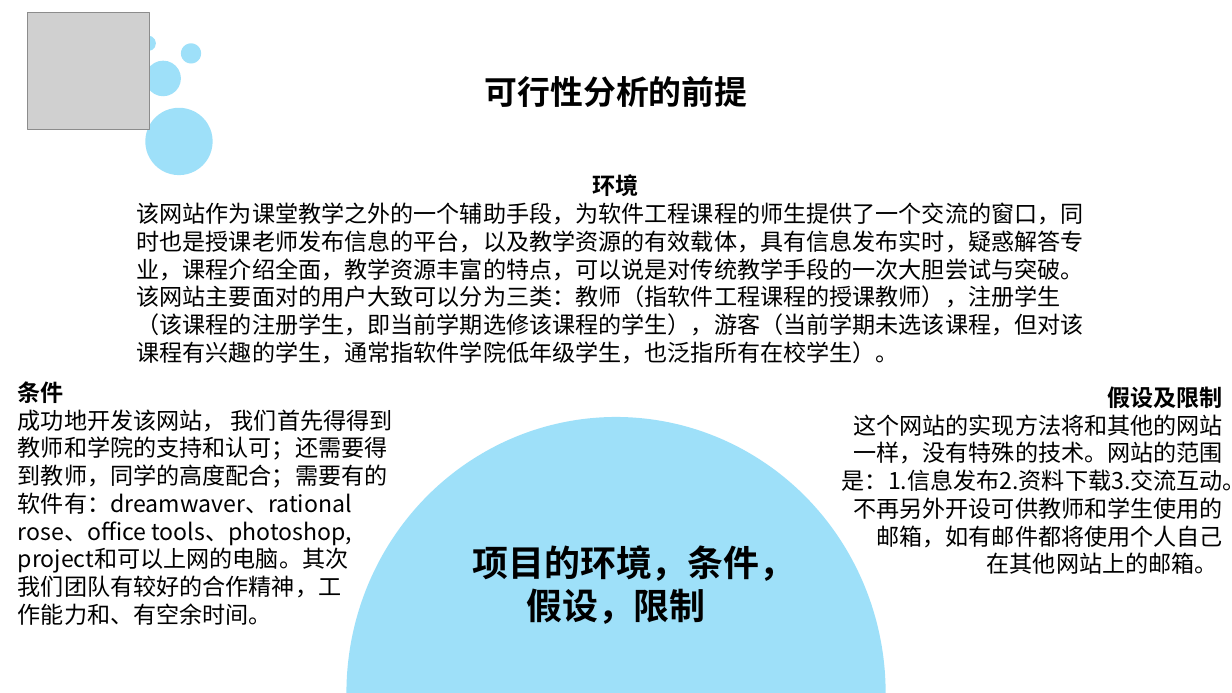
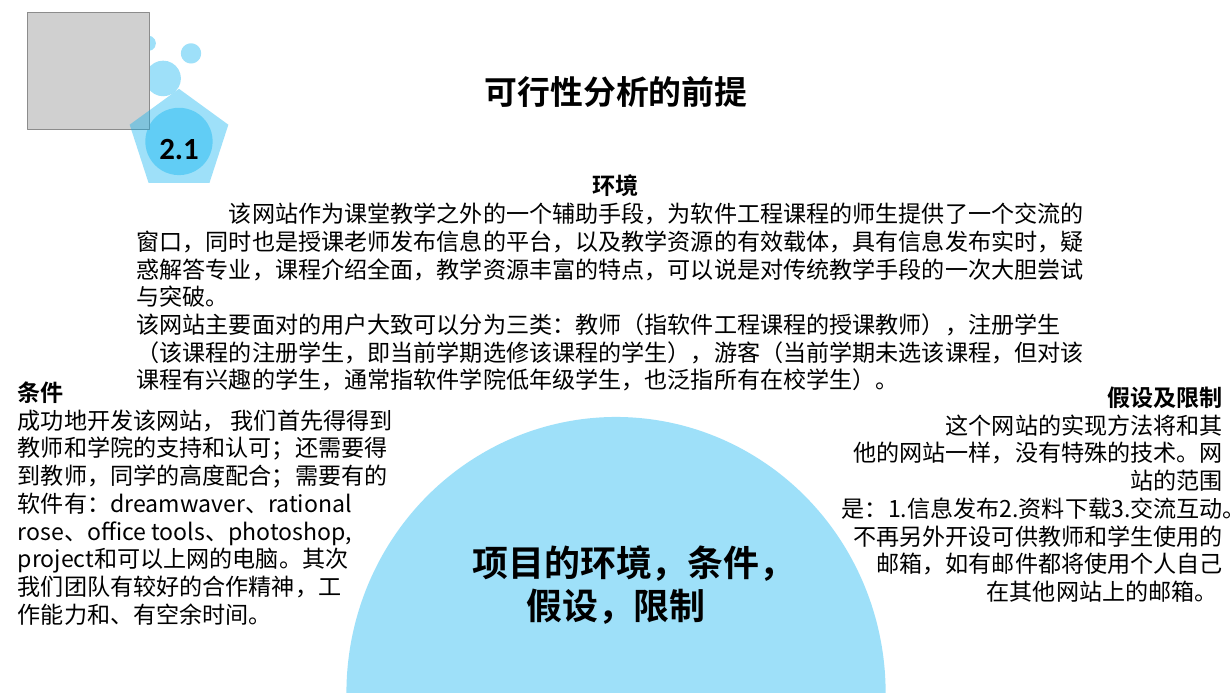
Before and after one commit to PRD2018-G13/PRD2018-G13-TeamProject, a slide deck: slide 8 of PRD2018-G13组项目/软件工程系列课程教学辅助网站/受控文档/分析设计/PRD2018-G13-项目里程碑.pptx (slide 9 before the commit). Drawn at 1232x693 pixels with LibreOffice and Linux fonts; fonts in the diff are those of the drawing; grey boxes stand for pictures; background and template pictures are left out. Boxes give left, top, right and bottom in pixels: in the first picture for what was removed or moved away, otherwise in the second. Text is boxed around its words. In the diff, an @@ line names an element or a change of style, - is before the commit and + after.

```diff
--- a/PRD2018-G13组项目/软件工程系列课程教学辅助网站/受控文档/分析设计/PRD2018-G13-项目里程碑.pptx
+++ b/PRD2018-G13组项目/软件工程系列课程教学辅助网站/受控文档/分析设计/PRD2018-G13-项目里程碑.pptx
@@ pentagon added at (129, 89, 228, 183), fill #00B0F0 at 38% opacity, 24 pt, text #000000, bold @@
+2.1
@@ text "环境" rewrapped from (137, 174, 1084, 364) to (137, 174, 1084, 391) @@
@@ text "假设及限制" rewrapped from (842, 386, 1232, 574) to (842, 386, 1232, 602) @@
```
Also in this commit, not shown: 23 other slides changed, 49 slides added, 15 slides removed, 2 other files.
